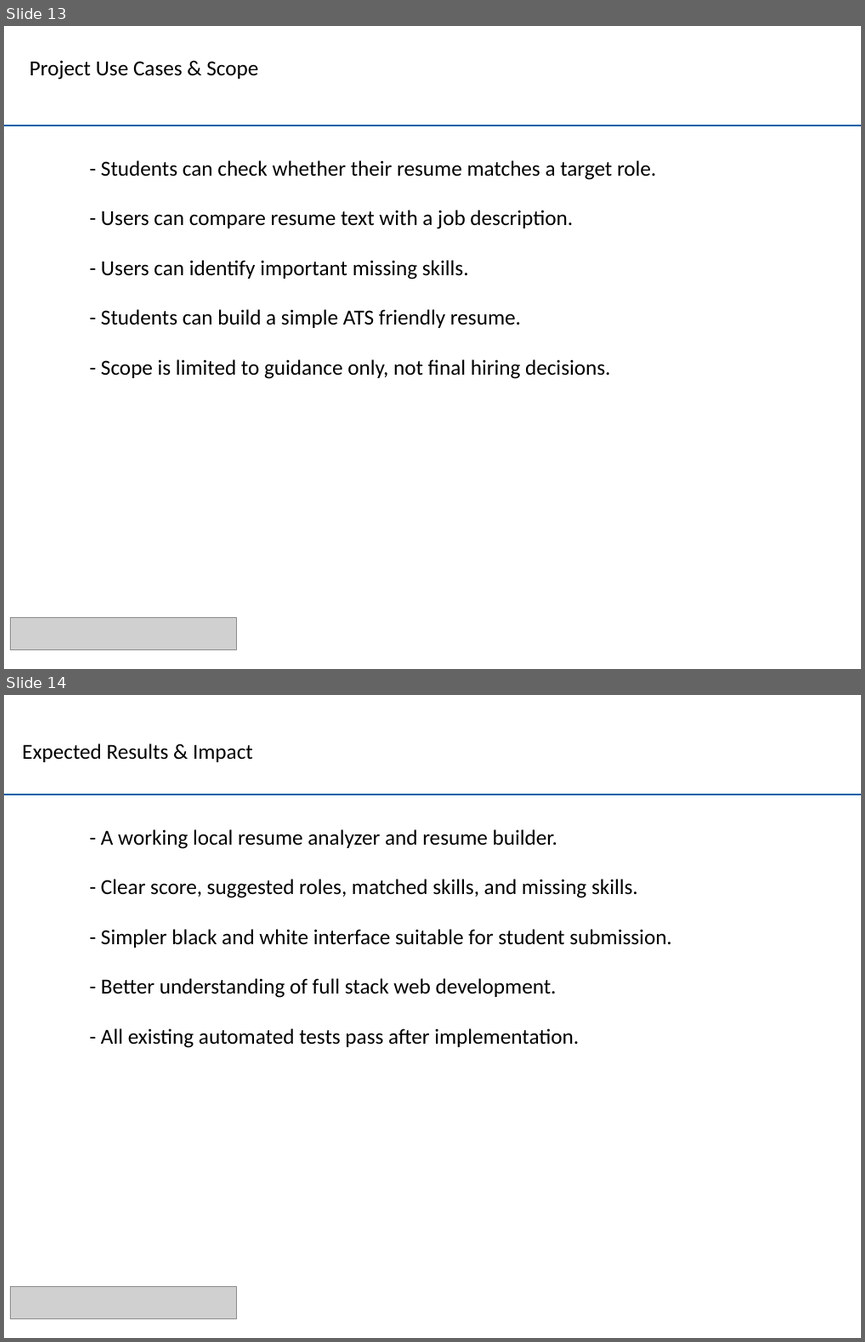
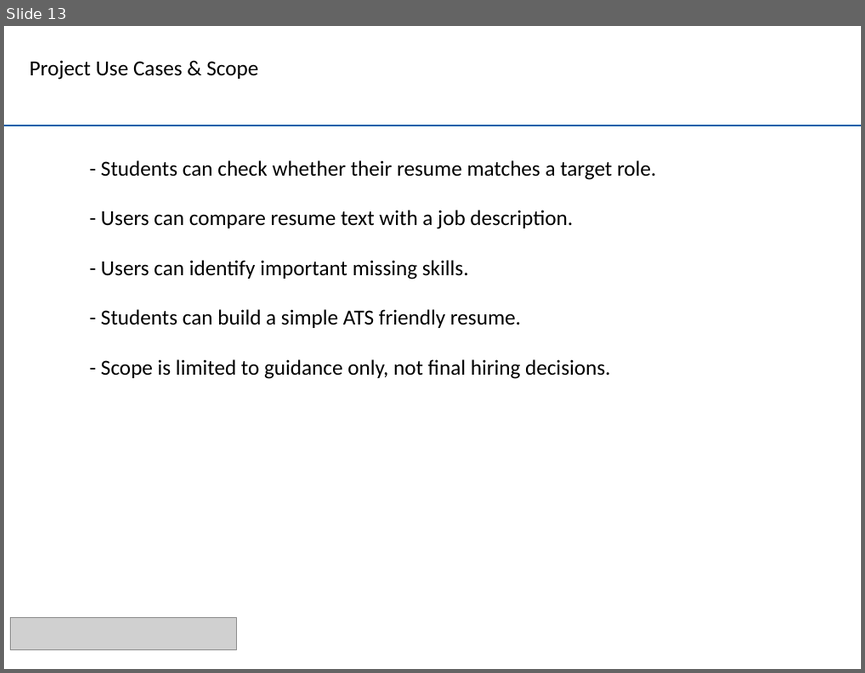
Before and after one commit to arnav199/Bootcamp-project, a slide deck: Career_Architect_AI_Bootcamp_Presentation.pptx. Shown one above the other, each under a label of ours: slides 13 and 14 before the commit, slide 13 after it. The pictures are 865x1342 and 865x673 pixels, drawn with LibreOffice and Linux fonts; fonts in the diff are those of the drawing; grey boxes stand for pictures; background and template pictures are left out. Boxes give left, top, right and bottom in pixels: in the first picture for what was removed or moved away, otherwise in the second. Text is boxed around its words. In the diff, an @@ line names an element or a change of style, - is before the commit and + after.

```diff
--- a/Career_Architect_AI_Bootcamp_Presentation.pptx
+++ b/Career_Architect_AI_Bootcamp_Presentation.pptx
@@ slide 14 removed at (4, 695, 861, 1338), background picture (left out) @@
@@ text removed at (22, 743, 253, 762) @@
-Expected Results & Impact
@@ line removed from (4, 794) to (861, 794) @@
@@ text removed at (101, 829, 557, 849) @@
-- A working local resume analyzer and resume builder.
@@ text removed at (101, 879, 638, 898) @@
-- Clear score, suggested roles, matched skills, and missing skills.
@@ text removed at (101, 929, 671, 947) @@
-- Simpler black and white interface suitable for student submission.
@@ text removed at (101, 978, 556, 998) @@
-- Better understanding of full stack web development.
@@ text removed at (101, 1028, 579, 1048) @@
-- All existing automated tests pass after implementation.
@@ picture removed at (11, 1287, 237, 1319) @@
```
Also in this commit, not shown: 5 slides changed, 1 slide added, 2 other files.
